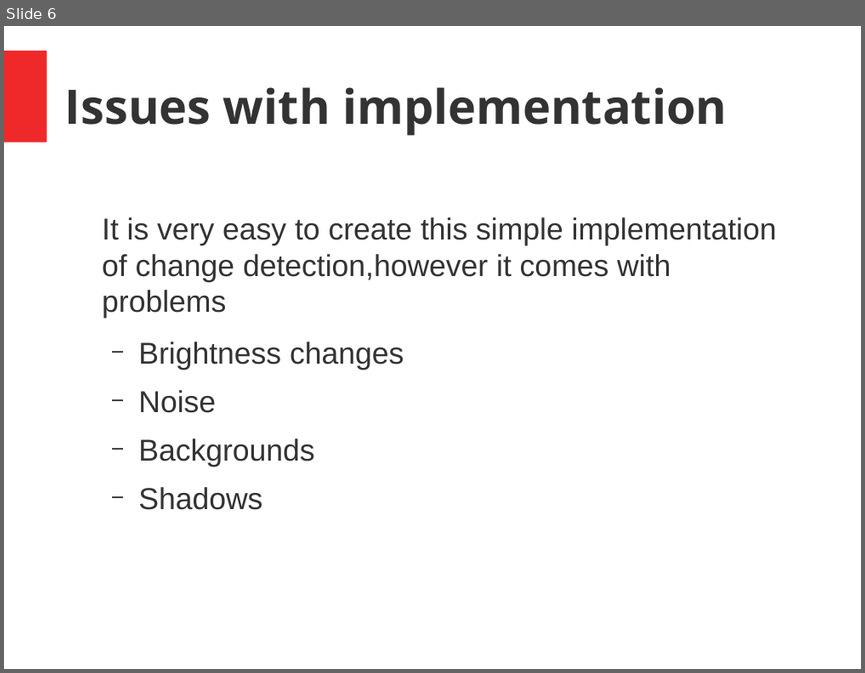
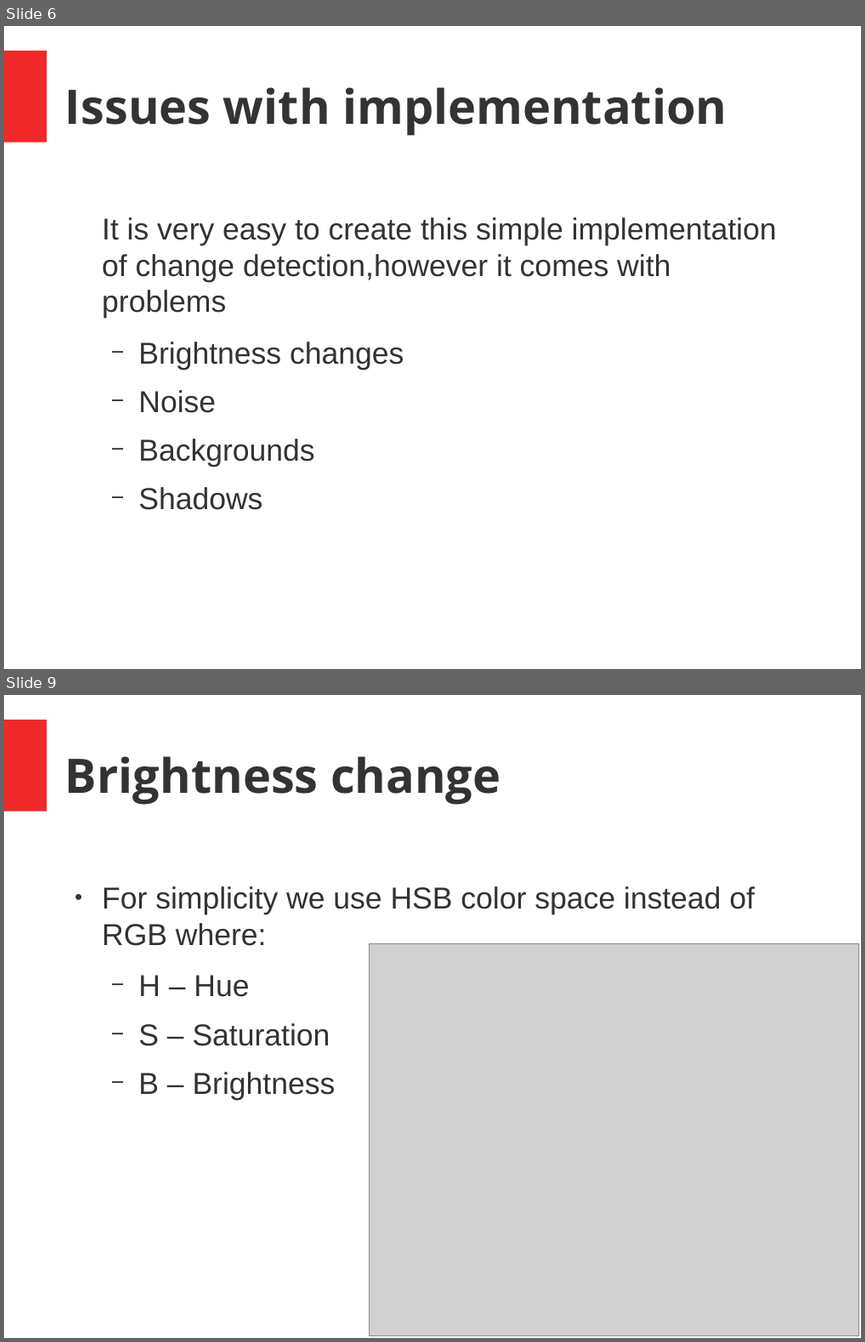
Before and after one commit to joseph-allen/MinsharaMask, a slide deck: SeminarJosephAllen.odp. Shown one above the other, each under a label of ours: slide 6 before the commit, slides 6 and 9 after it; the slides between them are not shown. The pictures are 865x673 and 865x1342 pixels, drawn with LibreOffice and Linux fonts; fonts in the diff are those of the drawing; grey boxes stand for pictures. Boxes give left, top, right and bottom in pixels: in the first picture for what was removed or moved away, otherwise in the second. Text is boxed around its words. In the diff, an @@ line names an element or a change of style, - is before the commit and + after.

```diff
--- a/SeminarJosephAllen.odp
+++ b/SeminarJosephAllen.odp
@@ slide 9 added at (4,695,861,1338), background #FFFFFF; not listed: 1 template element that a slide beside it also shows @@
@@ title added at (65,756,500,805), 44 pt, text #333333, bold @@
+Brightness change
@@ text added at (102,886,755,1100), 28 pt, text #333333 @@
+● For simplicity we use HSB color space instead of RGB where:
+  − H – Hue
+  − S – Saturation
+  − B – Brightness
@@ picture added at (370,944,859,1336) @@
```
Also in this commit, not shown: 3 other slides added.
